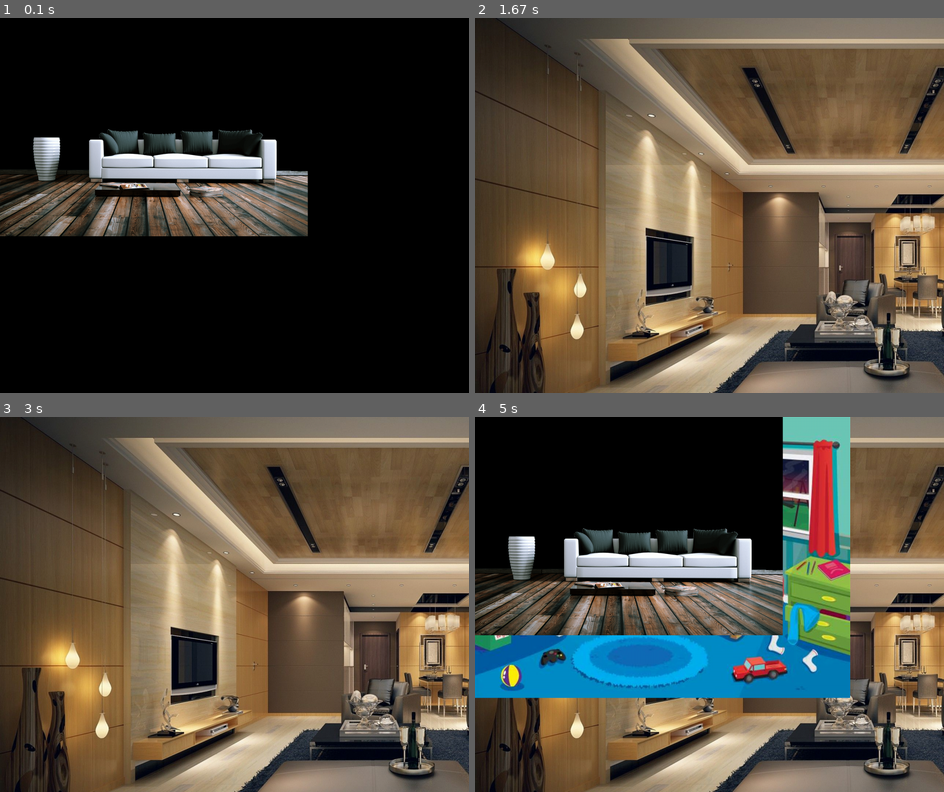
Above: before the commit, frames 1-4 (two rows, left to right).
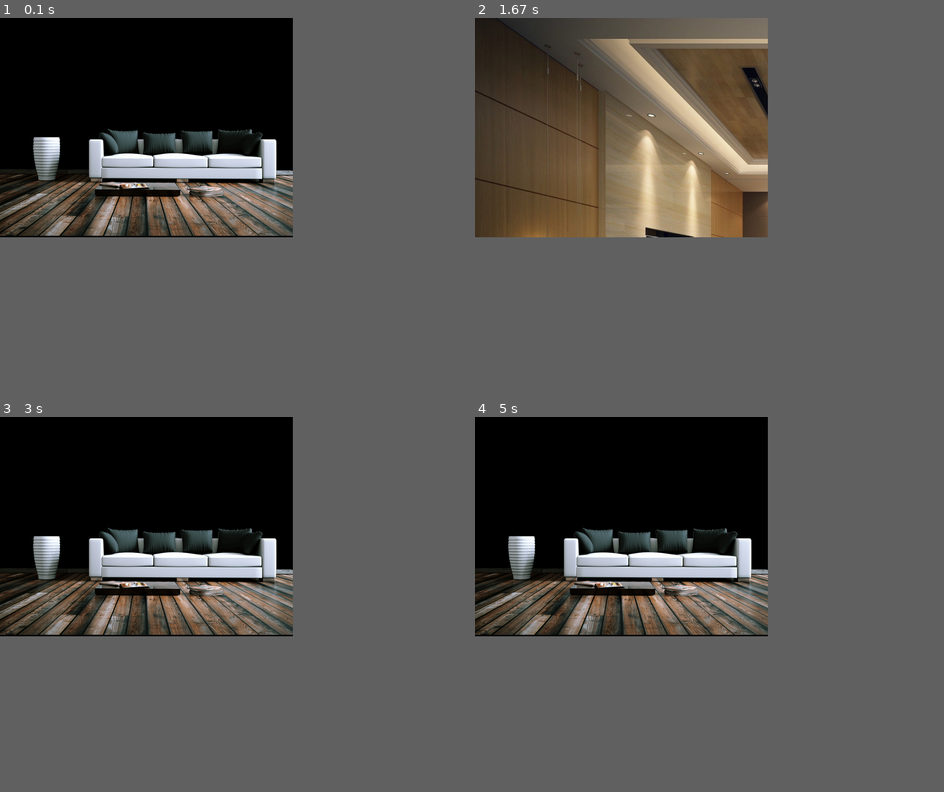
Above: after the commit, the same moments.

Repository: SvetlanaTartynskaya/Progect-pygame
Game: pygame game, started from Detective.py
Same seed, same stepped clock (60 frames per second), same inputs: the game is played once before the commit and once after it.
Inputs:
- Up to frame 1 (0.1 s): no input
- Up to frame 2 (1.67 s): hold Left 0.33-0.87 s; hold Down 0.9-1.2 s
- Up to frame 3 (3 s): hold Up 1.67-2.03 s; hold Right 2.07-2.7 s; hold Down from 2.73 s (still down)
- Up to frame 4 (5 s): release Down at 3.1 s; hold Up 4.13-4.43 s; hold Right 4.47-4.93 s; hold Left from 4.97 s (still down)
In our replay, the window is 900x720 before the commit and 562x421 after it. These sizes can differ from the game's own. Grey fills any space a smaller window leaves; there, only what the larger window draws over its background counts as a difference.

The runs differ from the first frame. In frame 1, 2.4% of the frame differs, in the area x 0-66%, y 29-59%; in frame 2, 60%; in frame 3, 95%, in the area x 0-100%, y 0-100%; in frame 4, 62%.

Commit message:
Update Detective.py

Diff:
--- a/Detective.py
+++ b/Detective.py
@@ -5,7 +5,7 @@
 pygame.init()
 
 # Задаем размеры окна
-win_width, win_height = 1280, 1024
+win_width, win_height = 800, 600
 
 # Создаем окно
 window = pygame.display.set_mode((win_width, win_height))
@@ -19,10 +19,27 @@
 room_5_image = pygame.image.load("room5.jpg").convert()
 room_6_image = pygame.image.load("room6.jpg").convert()
 
+# Создание отдельных экземпляров класса Surface для каждой комнаты
+room_1_surface = pygame.Surface((win_width, win_height))
+room_1_surface.blit(room_1_image, (0, 0))
+
+room_2_surface = pygame.Surface((win_width, win_height))
+room_2_surface.blit(room_2_image, (0, 0))
+
+room_3_surface = pygame.Surface((win_width, win_height))
+room_3_surface.blit(room_3_image, (0, 0))
+
+room_4_surface = pygame.Surface((win_width, win_height))
+room_4_surface.blit(room_4_image, (0, 0))
+
+room_5_surface = pygame.Surface((win_width, win_height))
+room_5_surface.blit(room_5_image, (0, 0))
+
+room_6_surface = pygame.Surface((win_width, win_height))
+room_6_surface.blit(room_6_image, (0, 0))
+
 # Переменная для хранения текущей комнаты
-current_room = room_1_image
-room_num = 0
-main_rooms = (room_1_image, room_2_image, room_3_image, room_4_image)
+current_room = room_1_surface
 
 # Основной игровой цикл
 running = True
@@ -36,30 +53,32 @@
         elif event.type == pygame.KEYDOWN:
             # Переключение комнат с помощью стрелок
             if event.key == pygame.K_RIGHT:
-                if current_room in main_rooms:
-                    room_num += 1
-                    if room_num > 3:
-                        room_num = 0
-                    current_room = main_rooms[room_num]
+                if current_room == room_1_surface:
+                    current_room = room_2_surface
+                elif current_room == room_2_surface:
+                    current_room = room_3_surface
+                elif current_room == room_3_surface:
+                    current_room = room_4_surface
+                elif current_room == room_4_surface:
+                    current_room = room_5_surface
+                elif current_room == room_5_surface:
+                    current_room = room_6_surface
+                elif current_room == room_6_surface:
+                    current_room = room_1_surface
 
-            if event.key == pygame.K_LEFT:
-                if current_room in main_rooms:
-                    room_num -= 1
-                    if room_num < 0:
-                        room_num = 3
-                    current_room = main_rooms[room_num]
-
-            if event.key == pygame.K_UP:
-                if current_room in main_rooms:
-                    current_room = room_5_image
-                elif current_room == room_6_image:
-                    current_room = main_rooms[room_num]
-
-            if event.key == pygame.K_DOWN:
-                if current_room in main_rooms:
-                    current_room = room_6_image
-                elif current_room == room_5_image:
-                    current_room = main_rooms[room_num]
+            elif event.key == pygame.K_LEFT:
+                if current_room == room_2_surface:
+                    current_room = room_1_surface
+                elif current_room == room_3_surface:
+                    current_room = room_2_surface
+                elif current_room == room_4_surface:
+                    current_room = room_3_surface
+                elif current_room == room_5_surface:
+                    current_room = room_4_surface
+                elif current_room == room_6_surface:
+                    current_room = room_5_surface
+                elif current_room == room_1_surface:
+                    current_room = room_6_surface
 
     # Отрисовка текущей комнаты
     window.blit(current_room, (0, 0))
